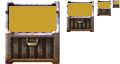
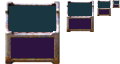
Layer changes from the first (120, 64) image to the second:
painted on "tint" over [9, 1, 119, 58]
